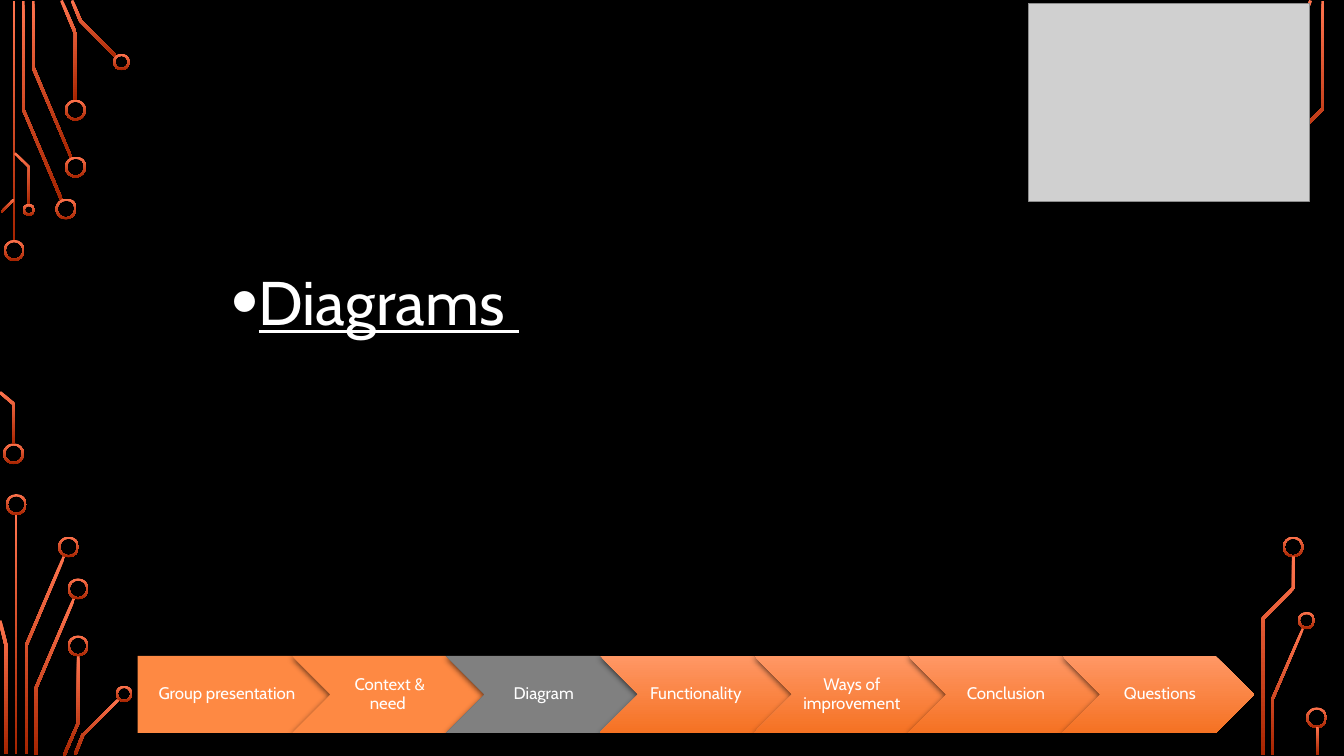
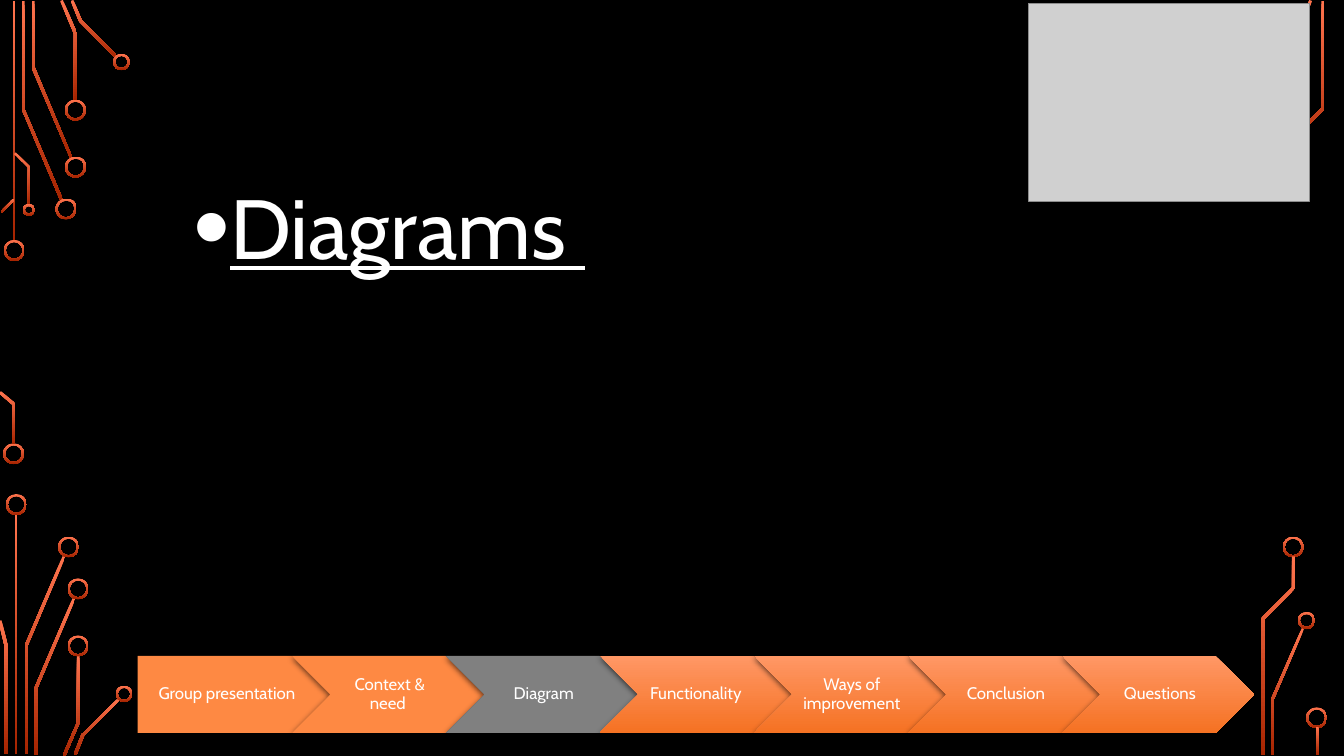
Before and after one commit to Paulbgt/Projet-Java, a slide deck: slide 8 of java project.pptx. Drawn at 1344x756 pixels with LibreOffice and Linux fonts; fonts in the diff are those of the drawing; grey boxes stand for pictures; background and template pictures are left out. Boxes give left, top, right and bottom in pixels: in the first picture for what was removed or moved away, otherwise in the second. Text is boxed around its words. In the diff, an @@ line names an element or a change of style, - is before the commit and + after.

```diff
--- a/java project.pptx
+++ b/java project.pptx
@@ text "Diagrams": place and size @@
-text "Diagrams" at bbox=[259, 282, 505, 339]
+text "Diagrams" at bbox=[230, 200, 566, 278]
@@ text "Diagrams" at bbox=[230, 200, 566, 278]: size 44 to 60 pt @@
```
Also in this commit, not shown: 4 other slides changed.
